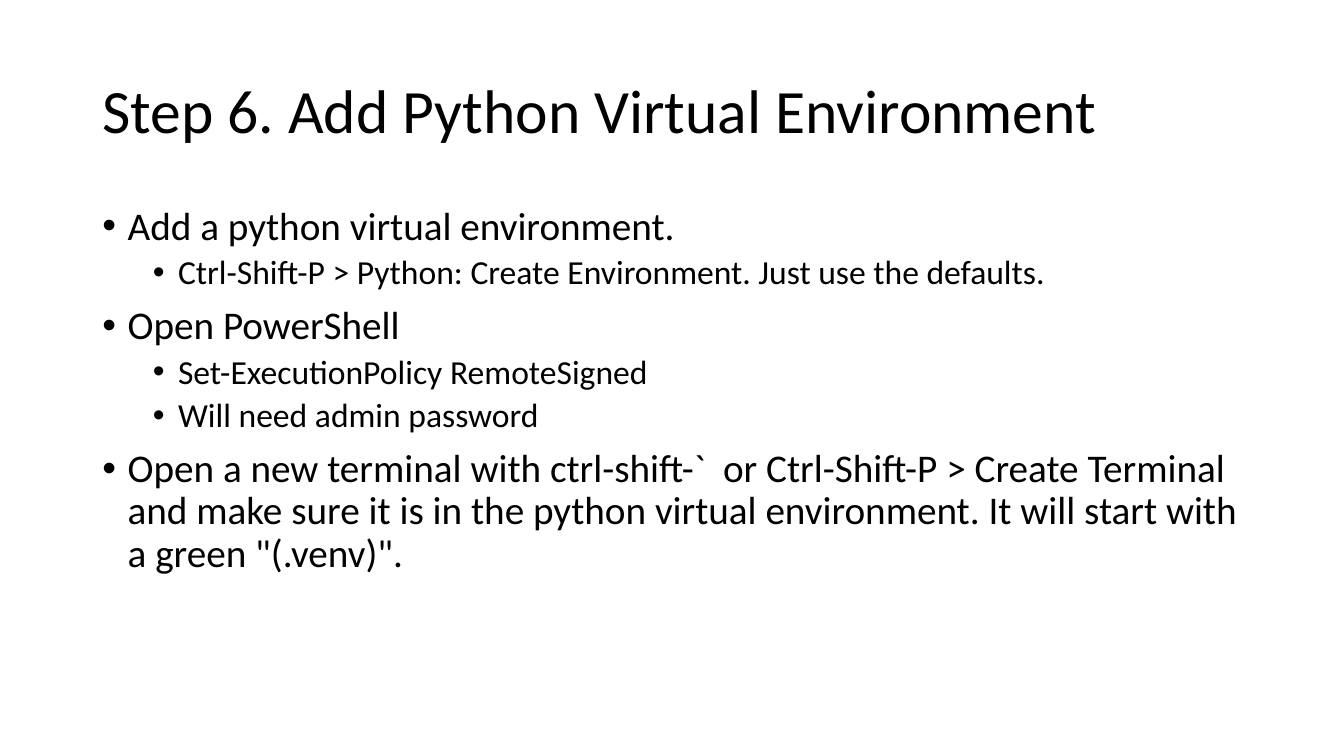
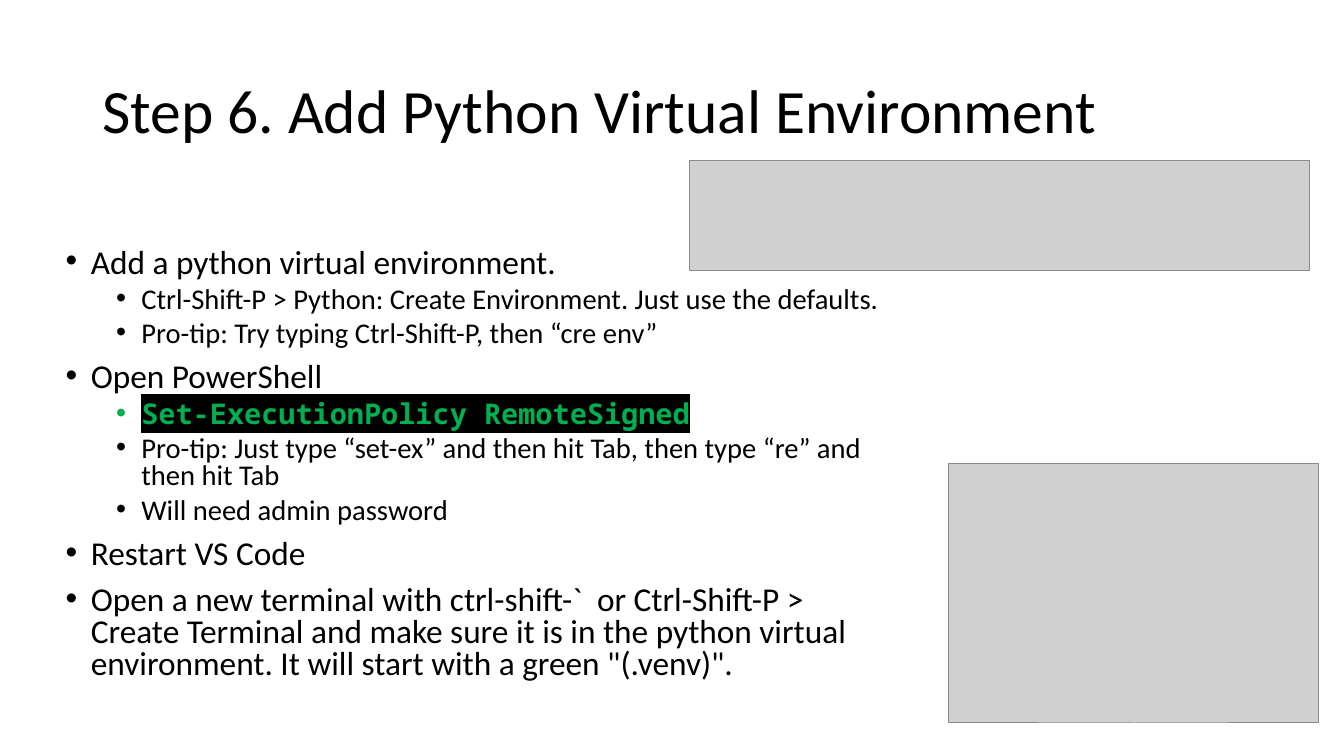
Before and after one commit to FLL-Team-24277/FLL-Fall-2023-Masterpiece, a slide deck: slide 7 of help/Laptop Setup.pptx. Drawn at 1344x756 pixels with LibreOffice and Linux fonts; fonts in the diff are those of the drawing; grey boxes stand for pictures. Boxes give left, top, right and bottom in pixels: in the first picture for what was removed or moved away, otherwise in the second. Text is boxed around its words. In the diff, an @@ line names an element or a change of style, - is before the commit and + after.

```diff
--- a/help/Laptop Setup.pptx
+++ b/help/Laptop Setup.pptx
@@ picture added at box(690, 160, 1310, 270) @@
@@ text "Add a python virtual environment.": place and size @@
-text "Add a python virtual environment." at box(128, 212, 1237, 574)
+text "Add a python virtual environment." at box(91, 251, 878, 681)
@@ text at box(91, 251, 878, 681): size 28 to 23.8 pt in "Add a python virtual environment.", "Open PowerShell", "Open a new terminal with ctrl-shift-` or ..."; size 24 to 20.4 pt in "Ctrl-Shift-P > Python: Create Environment. Just use ...", "Set-ExecutionPolicy RemoteSigned", "Will need admin password"; font Calibri to Noto Sans Mono, text colour #000000 to #00B050, highlight none to #000000, bold on in "Set-ExecutionPolicy RemoteSigned"; line spacing 0.9 to 0.8 @@
@@ text at box(141, 322, 657, 348): paragraph added @@
+  • Pro-tip: Try typing Ctrl-Shift-P, then “cre env”
@@ text at box(141, 437, 861, 486): paragraph added @@
+  • Pro-tip: Just type “set-ex” and then hit Tab, then type “re” and then hit Tab
@@ picture added at box(949, 464, 1319, 724) @@
@@ text at box(91, 542, 305, 566): paragraph added @@
+• Restart VS Code
```
Also in this commit, not shown: 10 other slides changed, 5 slides added.
